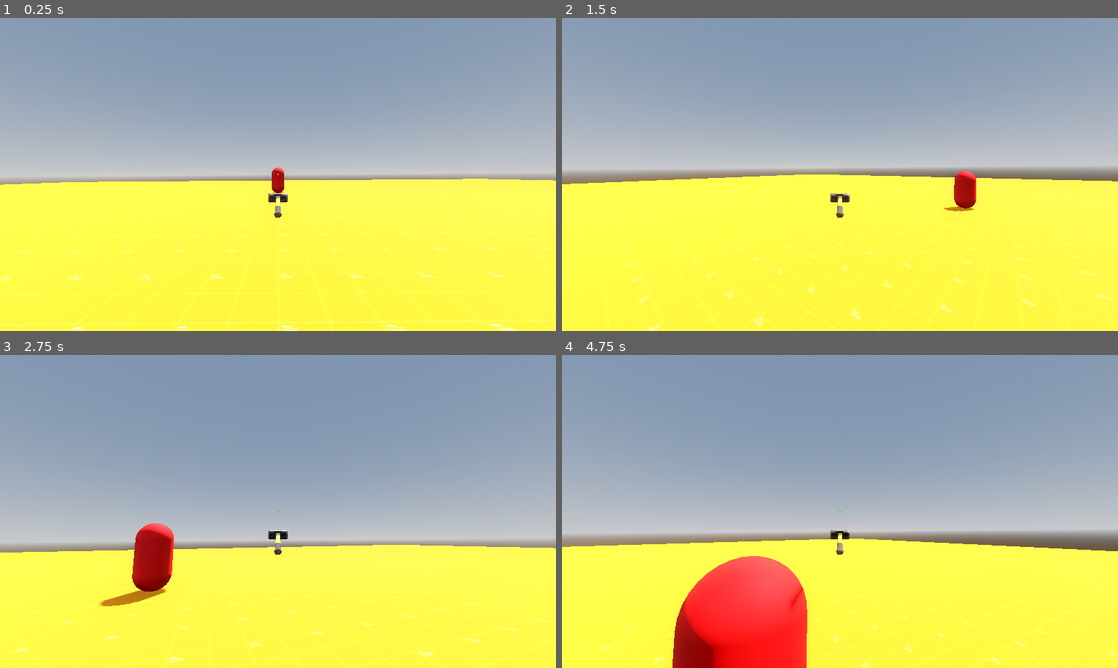
Above: before the commit, frames 1-4 (two rows, left to right).
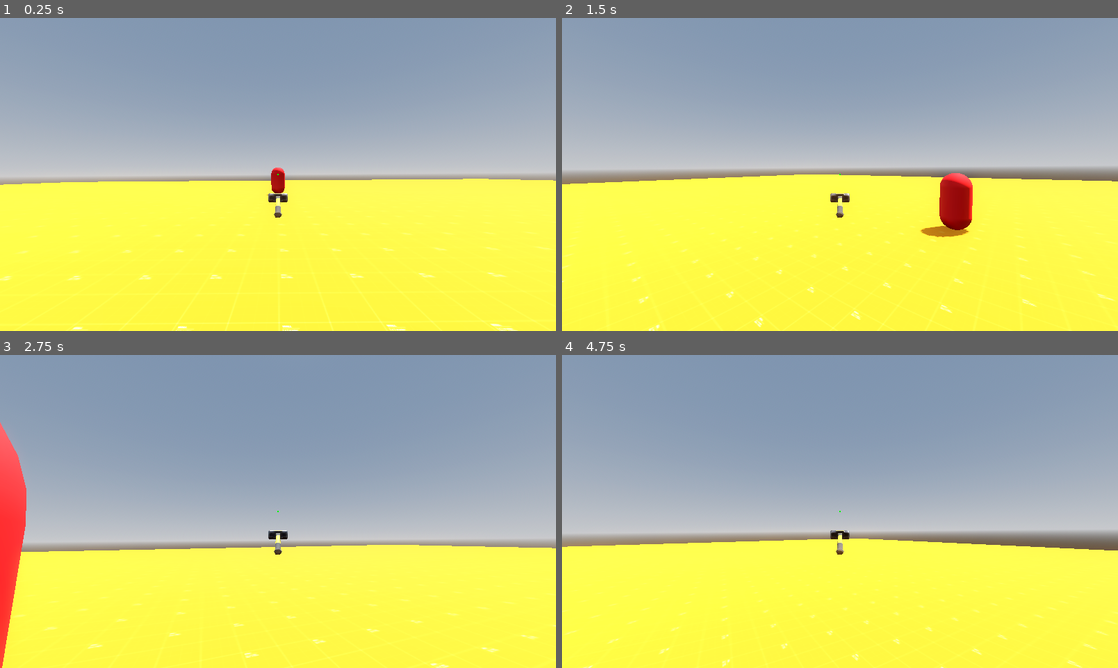
Above: after the commit, the same moments.

Repository: wdfeer/AAA-Project
Game: Godot game, scene res://game.tscn
Same seed, same stepped clock (60 frames per second), same inputs: the game is played once before the commit and once after it.
Inputs (mouse positions are in pixels of both pictures, inside the frame that each line leads up to):
- Up to frame 1 (0.25 s): no input
- Up to frame 2 (1.5 s): tap Enter at 0.5 s; move the mouse to (867, 174) at 0.52 s; hold W (up) from 0.53 s (still down); tap Space (jump) at 0.77 s; move the mouse to (812, 174) at 1.27 s
- Up to frame 3 (2.75 s): keep holding W (up); tap Space (jump) at 1.52 s; move the mouse to (289, 505) at 2.02 s
- Up to frame 4 (4.75 s): keep holding W (up); move the mouse to (834, 517) at 2.77 s; tap Space (jump) at 3.02, 3.77, 4.52 s; move the mouse to (878, 514) at 3.52 s; move the mouse to (795, 508) at 4.27 s

The runs differ from the first frame. In frame 1, less than 0.1% of the frame differs, in the area x 48-52%, y 47-57%; in frame 2, 1.1%; in frame 3, 4.6%; in frame 4, 8.0%, in the area x 0-100%, y 58-100%.

Commit message:
Make Enemy move toward the player

Diff:
--- a/Enemy.gd
+++ b/Enemy.gd
@@ -1,20 +1,29 @@
 extends CharacterBody3D
 
 
-const SPEED = 5.0
+const SPEED = 3.0
 const JUMP_VELOCITY = 4.5
 
 # Get the gravity from the project settings to be synced with RigidBody nodes.
 var gravity = ProjectSettings.get_setting("physics/3d/default_gravity")
 
+@onready var player: CharacterBody3D = $"../Player"
 
 func _physics_process(delta):
 	# Add the gravity.
 	if not is_on_floor():
 		velocity.y -= gravity * delta
 
+	enemy_ai(delta)
 
 	move_and_slide()
+
+func enemy_ai(delta):
+	var direction: Vector3 = global_position.direction_to(player.global_position).normalized()
+	if direction.y > 0:
+		direction.y = 0
+
+	velocity = direction * SPEED
 
 func jump():
 	velocity.y = JUMP_VELOCITY
